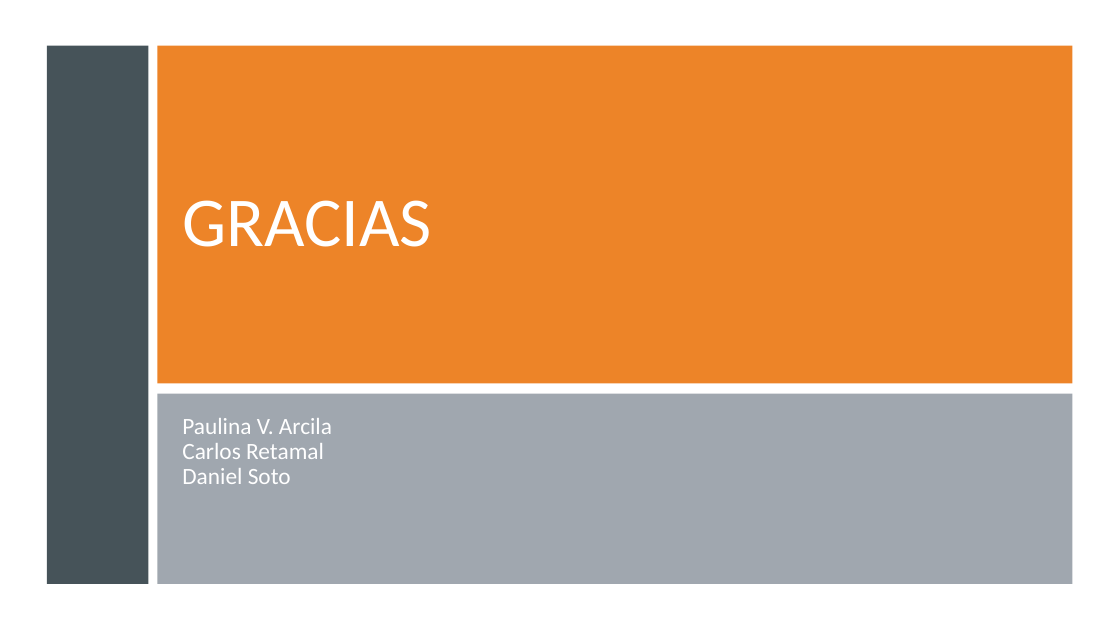
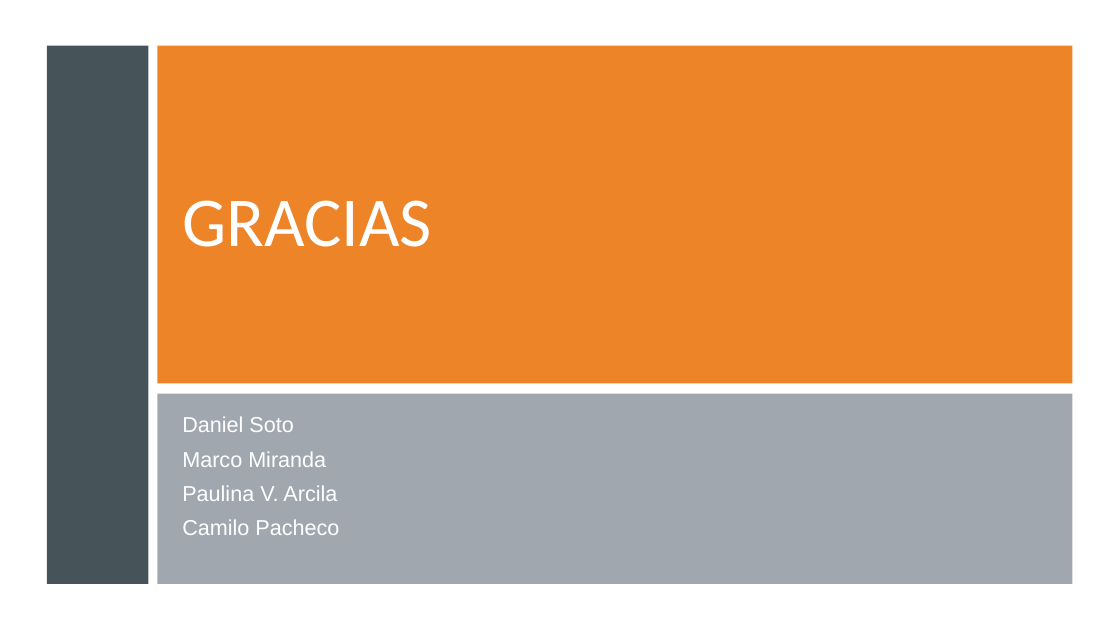
Before and after one commit to DanSotoC/actividad_crud, a slide deck: slide 7 of Actividad Formativa.pptx (slide 5 before the commit). Drawn at 1120x630 pixels with LibreOffice and Linux fonts; fonts in the diff are those of the drawing. Boxes give left, top, right and bottom in pixels: in the first picture for what was removed or moved away, otherwise in the second. Text is boxed around its words. In the diff, an @@ line names an element or a change of style, - is before the commit and + after.

Commit message:
PPT

```diff
--- a/Actividad Formativa.pptx
+++ b/Actividad Formativa.pptx
@@ subtitle at [182,416,326,467]: paragraphs added @@
+Daniel Soto
+Marco Miranda
@@ subtitle at [182,485,337,501]: size 20 to 18.5 pt, font Calibri to Arial in "Paulina V. Arcila"; more space between paragraphs @@
@@ subtitle at [182,519,339,535]: text changed; size 20 to 18.5 pt; font Calibri to Arial @@
-Carlos Retamal
-Daniel Soto
+Camilo Pacheco
```
Also in this commit, not shown: 3 other slides changed, 3 slides added, 1 slide removed.
